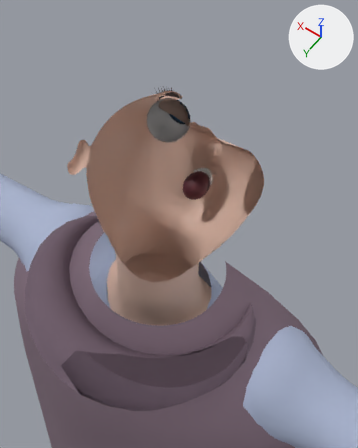
Before and after pictures for a commit that changed the Blender file characters/feyre/model/feyre.blend.
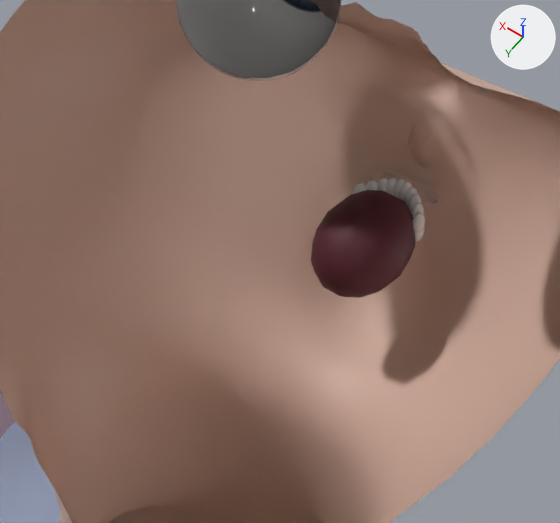
Each version is shown from a camera (50 mm lens) standing at (-0.1829, 0.2301, 1.8156) and looking at (-0.003, -0.0217, 1.4198), then close up on the part from 28% to 69% of the width and 27% to 58% of the height. The lights are fixed; the arrows at upper right show +X, +Y and +Z. The older version's two pictures come first. Everything nearer to the camera than a plane just in front of the edit is cut away.

Objects in the first close-up: 'Body', 'Eyes', 'Mouth', 'hunter_tunic' and 1 more.
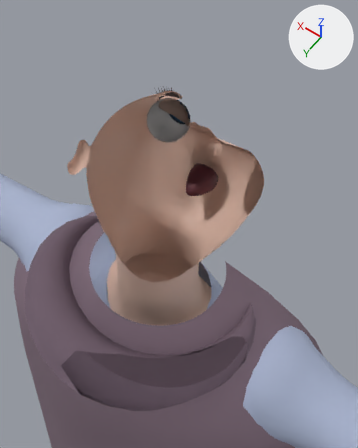
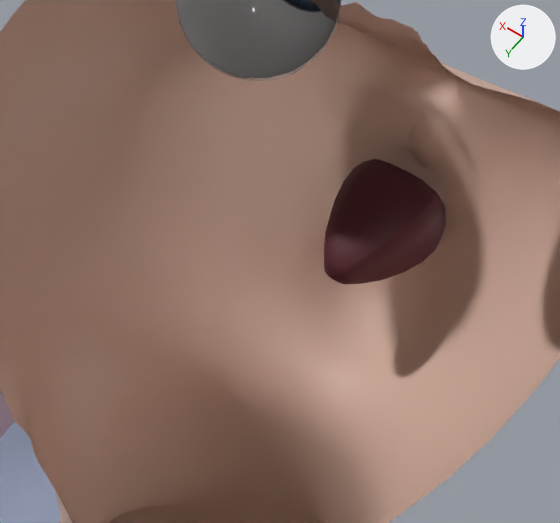
Where the change shows, as pixel boxes (x1, y1, x2, y2) in the close-ups (560 x 523 px; the box of a moved part takes in the faces that stretch with it):
'Mouth', reshaped (7% wider): before (311, 177, 425, 298); after (324, 159, 446, 284)
part 1 of me_mouth, moved or reshaped (not visible afterwards): before (412, 212, 425, 233)
part 2 of me_mouth, moved or reshaped (not visible afterwards): before (411, 202, 424, 217)
part 3 of me_mouth, moved or reshaped (not visible afterwards): before (408, 194, 422, 211)
part 4 of me_mouth, moved or reshaped (not visible afterwards): before (404, 187, 418, 207)
part 5 of me_mouth, moved or reshaped (not visible afterwards): before (399, 181, 412, 201)
part 6 of me_mouth, moved or reshaped (not visible afterwards): before (393, 178, 405, 198)
part 7 of me_mouth, moved or reshaped (not visible afterwards): before (386, 177, 396, 195)
part 8 of me_mouth, moved or reshaped (not visible afterwards): before (377, 177, 387, 192)
part 9 of me_mouth, moved or reshaped (not visible afterwards): before (366, 179, 377, 190)
part 10 of me_mouth, moved or reshaped (not visible afterwards): before (353, 183, 366, 194)
part 11 of me_mouth, moved or reshaped (not visible afterwards): before (414, 228, 425, 242)
part 12 of me_mouth, rebuilt (17% wider, 16% taller): before (311, 190, 415, 298); after (324, 159, 446, 284)

Patch to the scene script:
```diff
--- a/characters/feyre/model/feyre.blend.py
+++ b/characters/feyre/model/feyre.blend.py
@@ me_mouth @@
 # used by ob_mouth; location = (0.0, 0.0, 0.0)
-me_mouth.from_pydata(...)  # 1170 vertices, 984 faces; spans x -0.0128..0.0128, y -0.0767..-0.0397, z 1.4315..1.458
+me_mouth.from_pydata(...)  # 1315 vertices, 1142 faces; spans x -0.0147..0.0147, y -0.0786..-0.0411, z 1.433..1.4585
+# me_mouth part 1: the loose piece of 48 vertices spanning x -0.0112..-0.0077, y -0.07..-0.0656, z 1.4449..1.452 is moved by (0.0, 0.0013, 0.0)
+# me_mouth part 2: the loose piece of 48 vertices spanning x -0.0091..-0.0056, y -0.0726..-0.0683, z 1.4449..1.4524 is moved by (0.0, 0.002, 0.0)
+# me_mouth part 3: the loose piece of 48 vertices spanning x -0.007..-0.0035, y -0.0747..-0.0703, z 1.4449..1.4527 is moved by (0.0, 0.0025, 0.0)
+# me_mouth part 4: the loose piece of 48 vertices spanning x -0.0049..-0.0014, y -0.076..-0.0716, z 1.4449..1.453 is moved by (0.0, 0.0028, 0.0)
+# me_mouth part 5: the loose piece of 48 vertices spanning x -0.0028..0.0007, y -0.0767..-0.0723, z 1.4449..1.4533 is moved by (0.0, 0.003, 0.0)
+# me_mouth part 6: the loose piece of 48 vertices spanning x -0.0007..0.0028, y -0.0767..-0.0723, z 1.4449..1.4533 is moved by (0.0, 0.003, 0.0)
+# me_mouth part 7: the loose piece of 48 vertices spanning x 0.0014..0.0049, y -0.076..-0.0716, z 1.4449..1.453 is moved by (0.0, 0.0028, 0.0)
+# me_mouth part 8: the loose piece of 48 vertices spanning x 0.0035..0.007, y -0.0747..-0.0703, z 1.4449..1.4527 is moved by (0.0, 0.0025, 0.0)
+# me_mouth part 9: the loose piece of 48 vertices spanning x 0.0056..0.0091, y -0.0726..-0.0683, z 1.4449..1.4524 is moved by (0.0, 0.002, 0.0)
+# me_mouth part 10: the loose piece of 48 vertices spanning x 0.0077..0.0112, y -0.07..-0.0656, z 1.4449..1.452 is moved by (0.0, 0.0013, 0.0)
+# me_mouth part 11: the loose piece of 48 vertices spanning x -0.0112..-0.0077, y -0.07..-0.0656, z 1.4417..1.4478 is moved by (0.0, 0.0013, 0.0)
+# me_mouth part 12: the loose piece of 126 vertices spanning x -0.0128..0.0128, y -0.0725..-0.0397, z 1.4315..1.458 is rebuilt with 271 vertices and now spans x -0.0147..0.0147, y -0.0786..-0.0411, z 1.433..1.4585
+# other edits to the shape of me_mouth do not show in these pictures
 me_mouth.materials.append(mat_mouth_inside)
 me_mouth.materials.append(mat_teeth)
+me_mouth.materials.append(mat_teeth)
 me_mouth.materials.append(mat_tongue)
-me_mouth.materials.append(mat_teeth)
```
